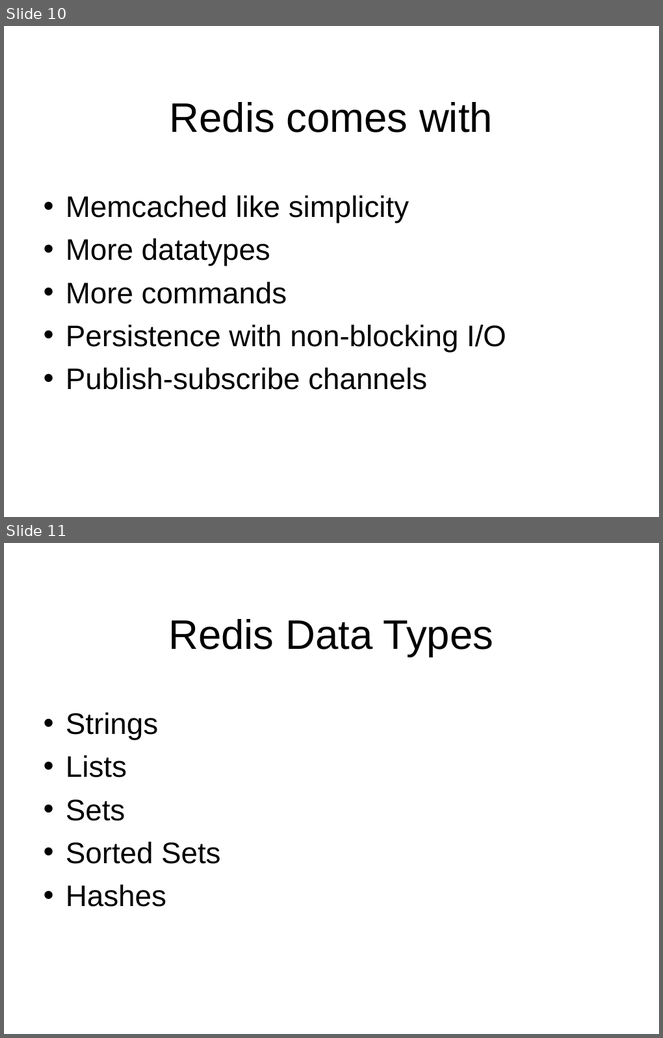
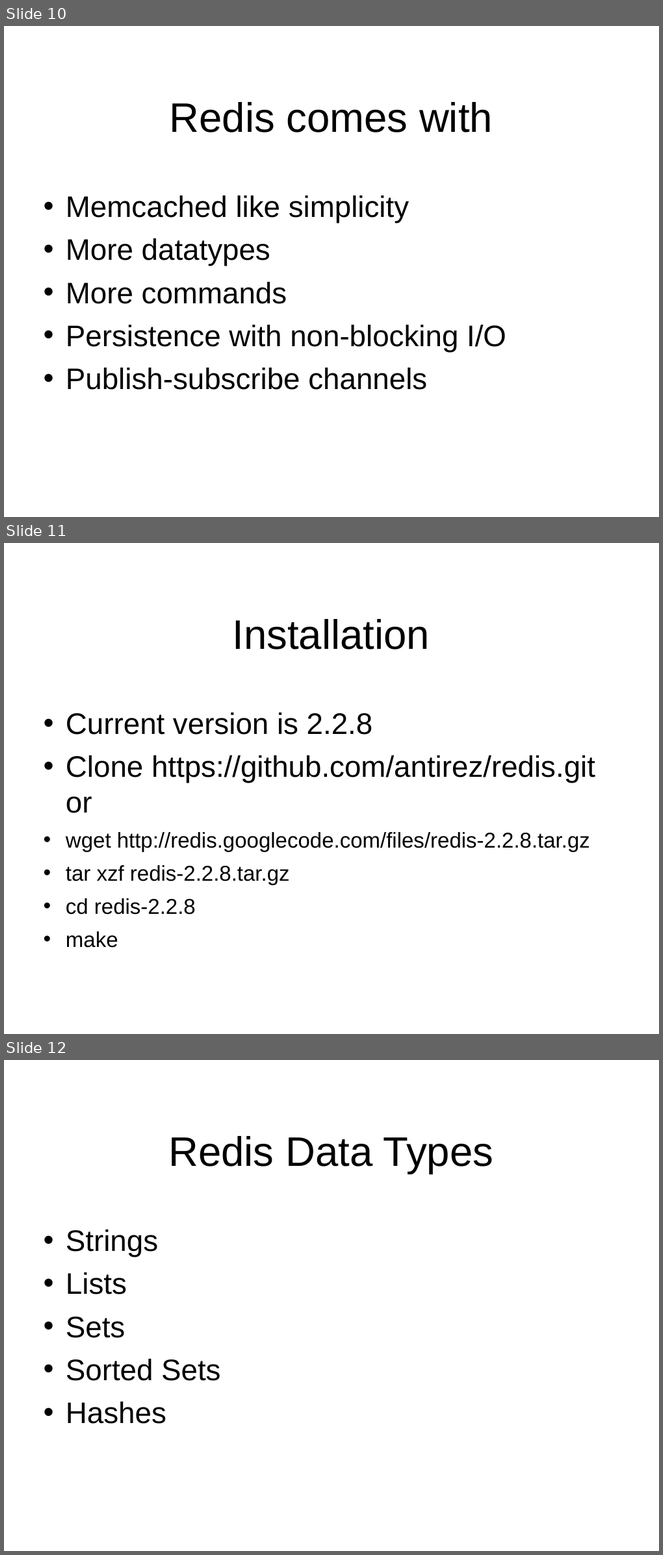
Before and after one commit to bratish/presentations, a slide deck: Memory Is The New Disk, Say Hello To Redis-Bratish Goswami.odp. Shown one above the other, each under a label of ours: slides 10 and 11 before the commit, slides 10, 11 and 12 after it. The pictures are 663x1038 and 663x1555 pixels, drawn with LibreOffice and Linux fonts; fonts in the diff are those of the drawing; background and template pictures are left out. Boxes give left, top, right and bottom in pixels: in the first picture for what was removed or moved away, otherwise in the second. Text is boxed around its words. In the diff, an @@ line names an element or a change of style, - is before the commit and + after.

```diff
--- a/Memory Is The New Disk, Say Hello To Redis-Bratish Goswami.odp
+++ b/Memory Is The New Disk, Say Hello To Redis-Bratish Goswami.odp
@@ slide 11 added at bbox=[4, 543, 659, 1034], background picture (left out) @@
@@ title added at bbox=[233, 619, 430, 650], 50 pt, text #000000 @@
+Installation
@@ text added at bbox=[66, 713, 596, 948], 26 pt, text #000000 @@
+• Current version is 2.2.8
+• Clone https://github.com/antirez/redis.git or
+• wget http://redis.googlecode.com/files/redis-2.2.8.tar.gz
+• tar xzf redis-2.2.8.tar.gz
+• cd redis-2.2.8
+• make
@@ what was slide 11 is now slide 12 @@
```
Also in this commit, not shown: 1 slide changed.
